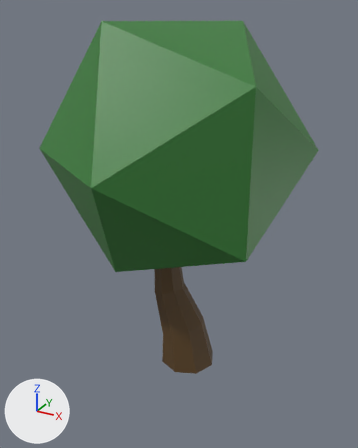
The FBX model Assets/Meshes/!_Environments/Tree02.fbx as it was, and as the next commit left it.
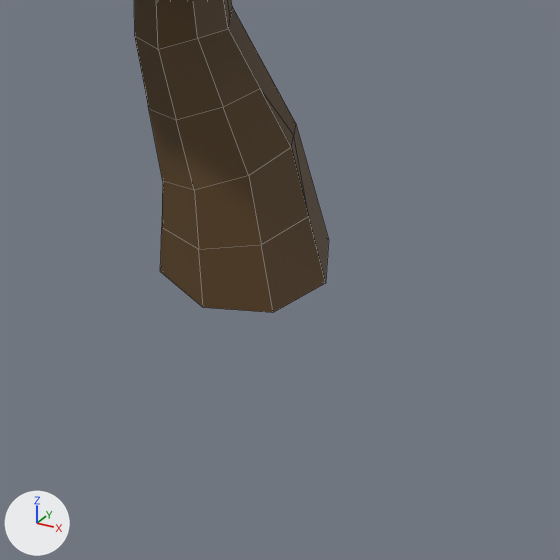
There are two pictures of each version: one whole from a 50 mm lens placed at (5.07, -9.73, 8.75), pointed at (-0.49, 0.39, 3.69), one close up on the part from 32% to 79% of the width and 62% to 100% of the height. Lighting does not change. The marker at lower left points along +X, +Y and +Z. The close-ups show mesh edges as thin lines. Where no turn or scale is listed for an object, it has been applied to the vertices. Vertices at the same position are counted once.

Before the edit, the objects in view are built like this:
```python
me_mesh = bpy.data.meshes.new('Mesh')
me_mesh.from_pydata(...)  # 95 vertices, 100 faces; spans x -3.25..2.52, y -3.14..3.33, z 0.0..8.48
# faces by material slot: [20, 80]
me_mesh.materials.append(mat_tree_mat)  # green #377e37
me_mesh.materials.append(mat_wood_a_mat)  # brown #58401f
ob_tree02 = bpy.data.objects.new('Tree02', me_mesh)
ob_tree02.location = (0.0, 0.0, 0.0)
```
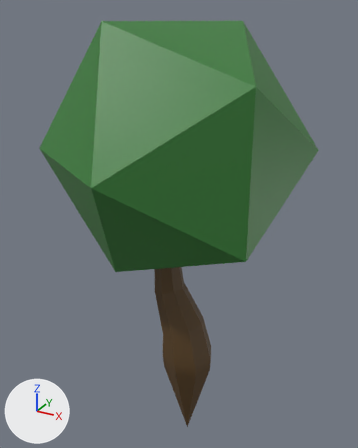
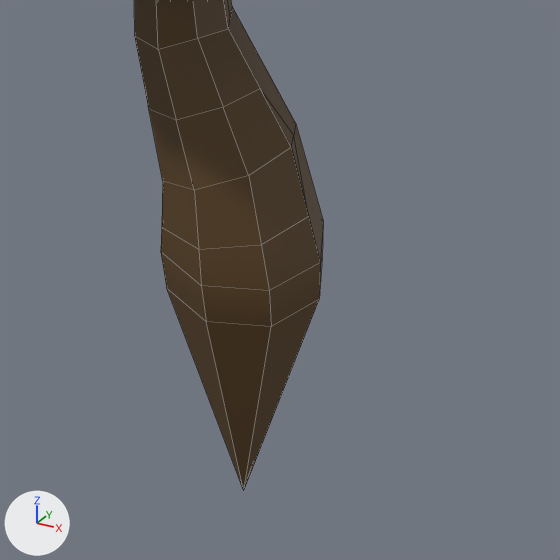
What differs and where, as boxes [x1, y1, x2, y2] in the close-ups (560 x 560 px; the box of a moved part takes in the faces that stretch with it):
```json
{"object": "Tree02", "change": "reshaped", "before": [134, 0, 329, 313], "after": [134, 0, 323, 491]}
{"part": 1, "of": "me_mesh", "change": "moved or reshaped", "before": [160, 125, 329, 313], "after": [161, 125, 323, 491]}
```

Scene script edits in JSON lines:
```json
{"block": "me_mesh", "where": "# used by ob_tree02; location = (0.0, 0.0, 0.0)"}
{"op": "remove", "block": "me_mesh", "code": "me_mesh.from_pydata(...)  # 95 vertices, 100 faces; spans x -3.25..2.52, y -3.14..3.33, z 0.0..8.48"}
{"op": "add", "block": "me_mesh", "code": "me_mesh.from_pydata(...)  # 95 vertices, 100 faces; spans x -3.25..2.52, y -3.14..3.33, z -2.56..8.48"}
{"block": "me_mesh", "change": "me_mesh part 1: 17 of 95 vertices moved; they spanned x -0.72..0.72, y -0.72..0.72, z 0.0 and now span x -0.71..0.67, y -0.69..0.7, z -2.56..0.18; mean shift (-0.01, 0.0, -0.15); largest move (0.0, 0.0, 0.0) -> (0.0, 0.0, -2.56)"}
```
